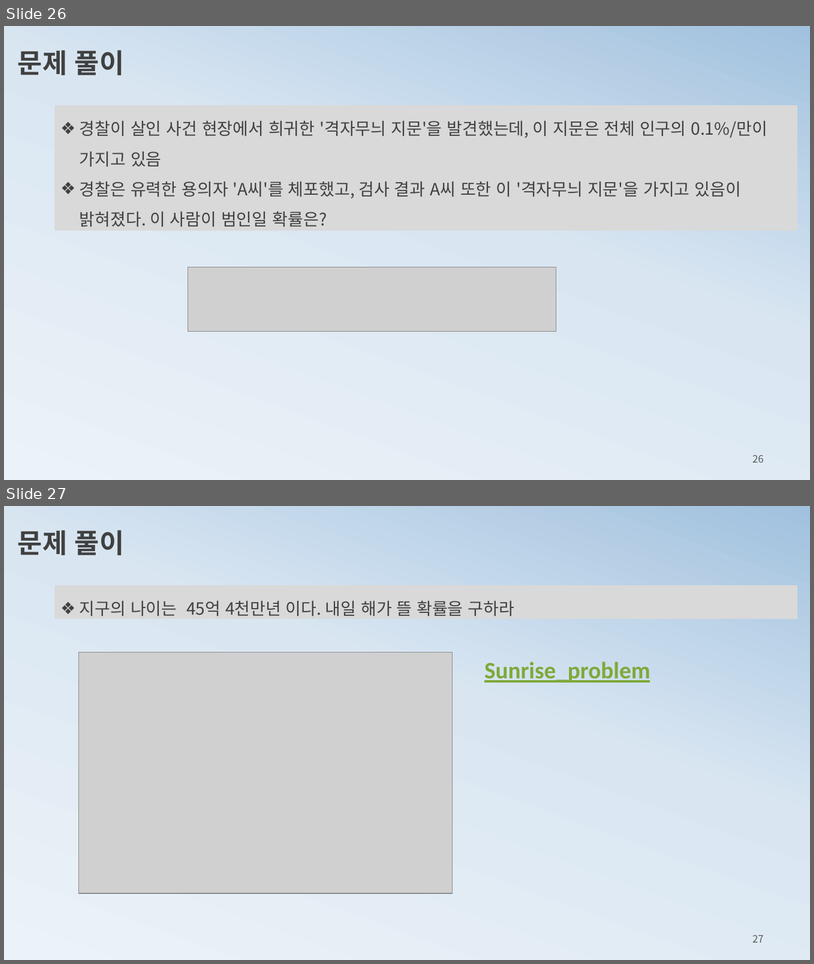
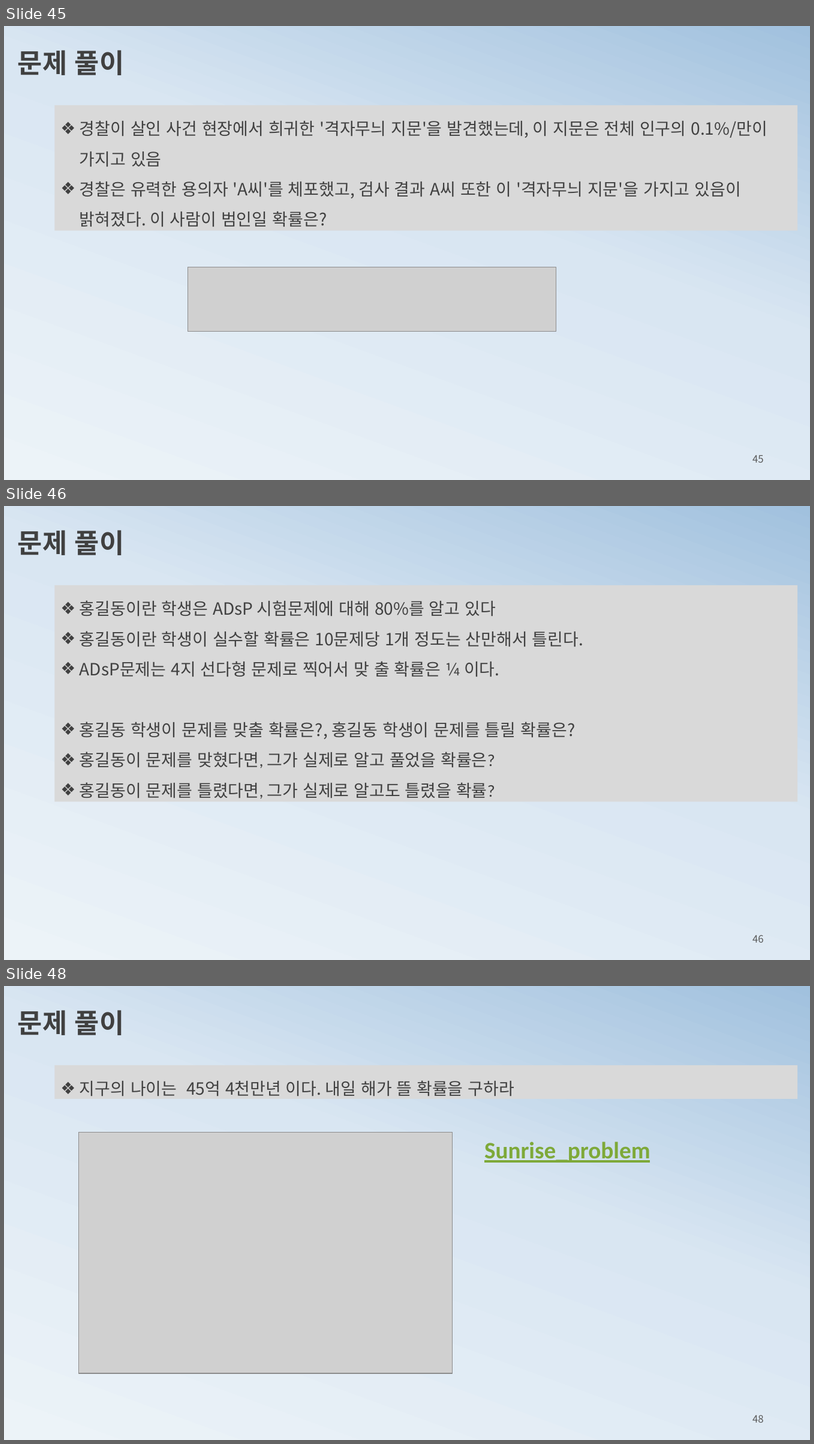
Before and after one commit to ancestor9/mathematics-for-machine-learning, a slide deck: 2_probability theory for machine learning.pptx. Shown one above the other, each under a label of ours: slides 26 and 27 before the commit, slides 45, 46 and 48 after it; the slides between them are not shown. The pictures are 814x964 and 814x1444 pixels, drawn with LibreOffice and Linux fonts; fonts in the diff are those of the drawing; grey boxes stand for pictures. Boxes give left, top, right and bottom in pixels: in the first picture for what was removed or moved away, otherwise in the second. Text is boxed around its words. In the diff, an @@ line names an element or a change of style, - is before the commit and + after.

```diff
--- a/2_probability theory for machine learning.pptx
+++ b/2_probability theory for machine learning.pptx
@@ slide 46 added at <box>4,506,810,960</box>, background gradient #ECF3F8 to #D9E6F2 to #A1C1DE @@
@@ text added at <box>18,530,124,555</box>, 32 pt, text #404040, bold @@
+문제 풀이
@@ rectangle added at <box>55,585,798,802</box>, fill #D9D9D9, 20 pt, text #404040 @@
+❖ 홍길동이란 학생은 ADsP 시험문제에 대해 80%를 알고 있다
+❖ 홍길동이란 학생이 실수할 확률은 10문제당 1개 정도는 산만해서 틀린다.
+❖ ADsP문제는 4지 선다형 문제로 찍어서 맞 출 확률은 ¼ 이다.
+❖ 홍길동 학생이 문제를 맞출 확률은?, 홍길동 학생이 문제를 틀릴 확률은?
+❖ 홍길동이 문제를 맞혔다면, 그가 실제로 알고 풀었을 확률은?
+❖ 홍길동이 문제를 틀렸다면, 그가 실제로 알고도 틀렸을 확률?
@@ page number added at <box>753,934,764,942</box>, 12 pt, text #595959 @@
+46
@@ what was slide 26 is now slide 45 @@
@@ page number at <box>753,454,764,462</box>: text changed @@
-26
+45
@@ what was slide 27 is now slide 48 @@
@@ page number at <box>753,1414,764,1422</box>: text changed @@
-27
+48
```
Also in this commit, not shown: 3 slides changed, 22 other slides added.
